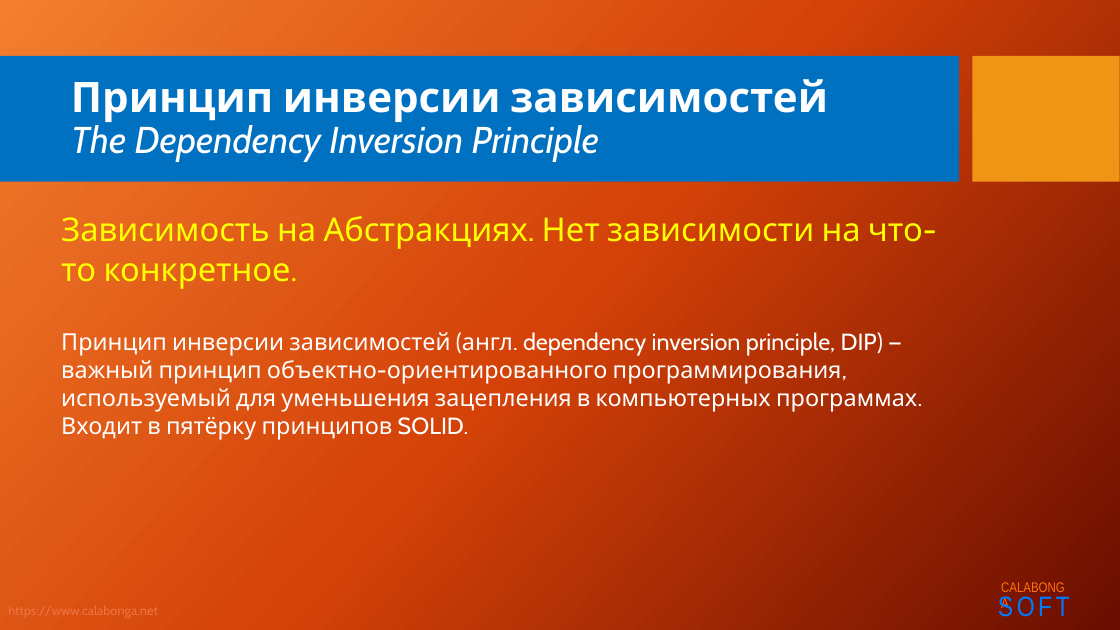
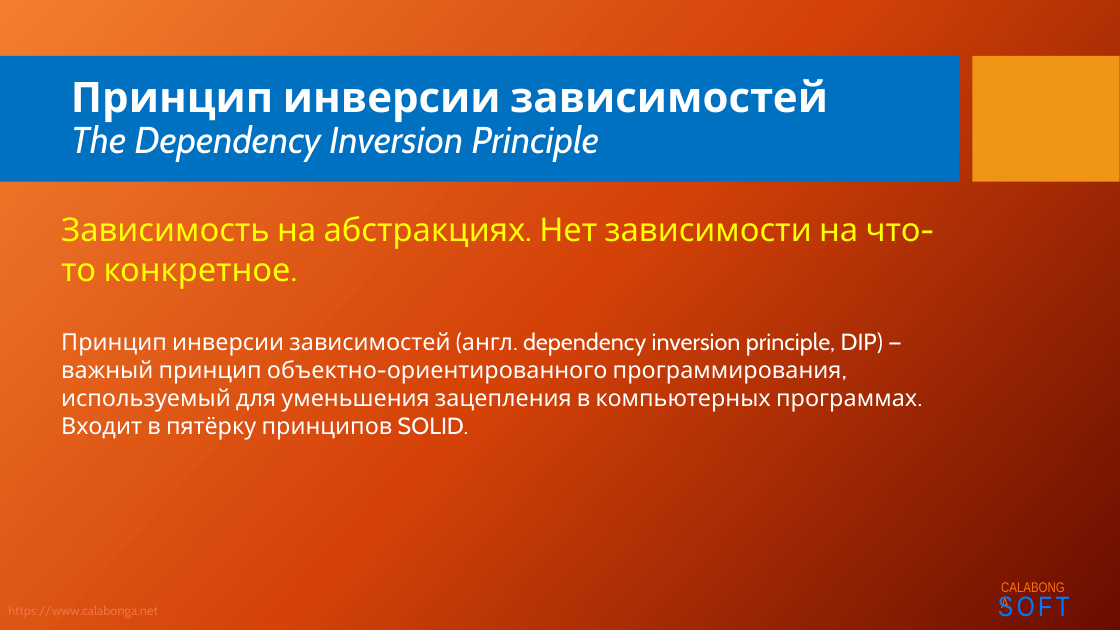
Before and after one commit to Calabonga/SOLID, a slide deck: slide 2 of Powerpoint/5.SOLID_D.pptx. Drawn at 1120x630 pixels with LibreOffice and Linux fonts; fonts in the diff are those of the drawing; background and template pictures are left out. Boxes give left, top, right and bottom in pixels: in the first picture for what was removed or moved away, otherwise in the second. Text is boxed around its words. In the diff, an @@ line names an element or a change of style, - is before the commit and + after.

```diff
--- a/Powerpoint/5.SOLID_D.pptx
+++ b/Powerpoint/5.SOLID_D.pptx
@@ text at box(61, 216, 921, 289): text changed @@
-Зависимость на Абстракциях. Нет зависимости на что-то конкретное.
+Зависимость на абстракциях. Нет зависимости на что-то конкретное.
```
Also in this commit, not shown: 1 other slide changed, 5 slides added, 9 other files.
